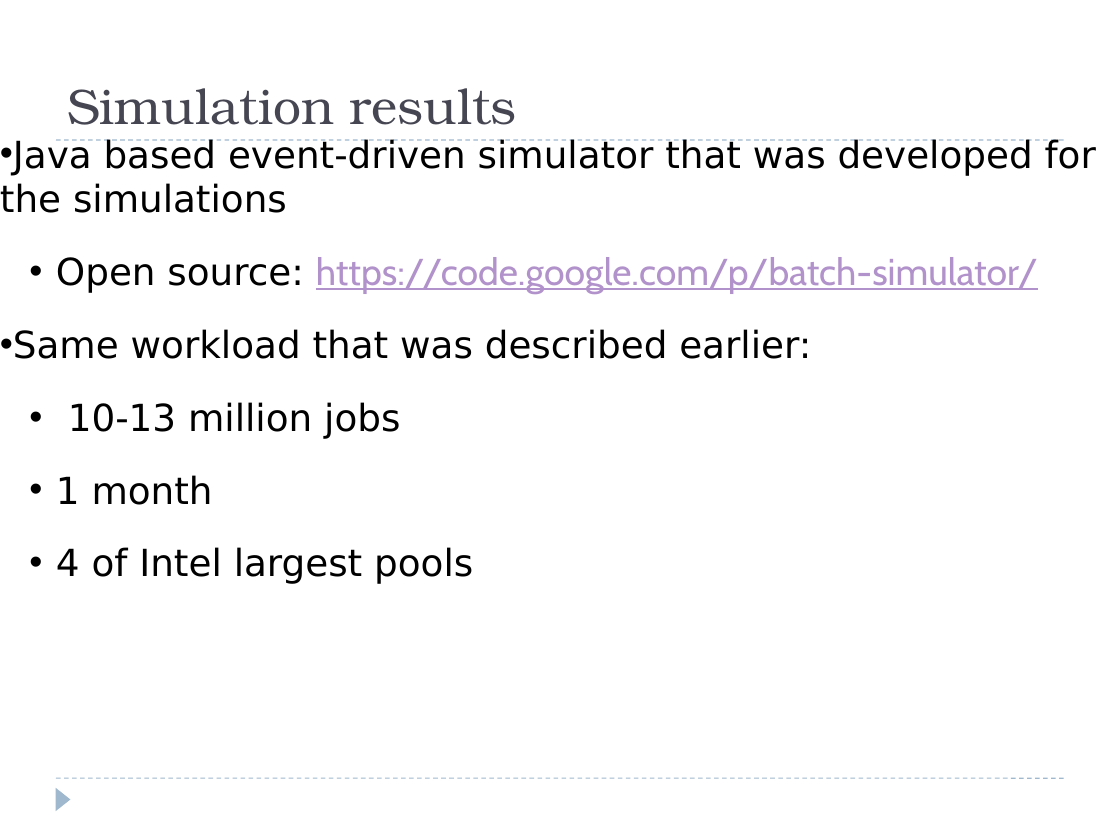
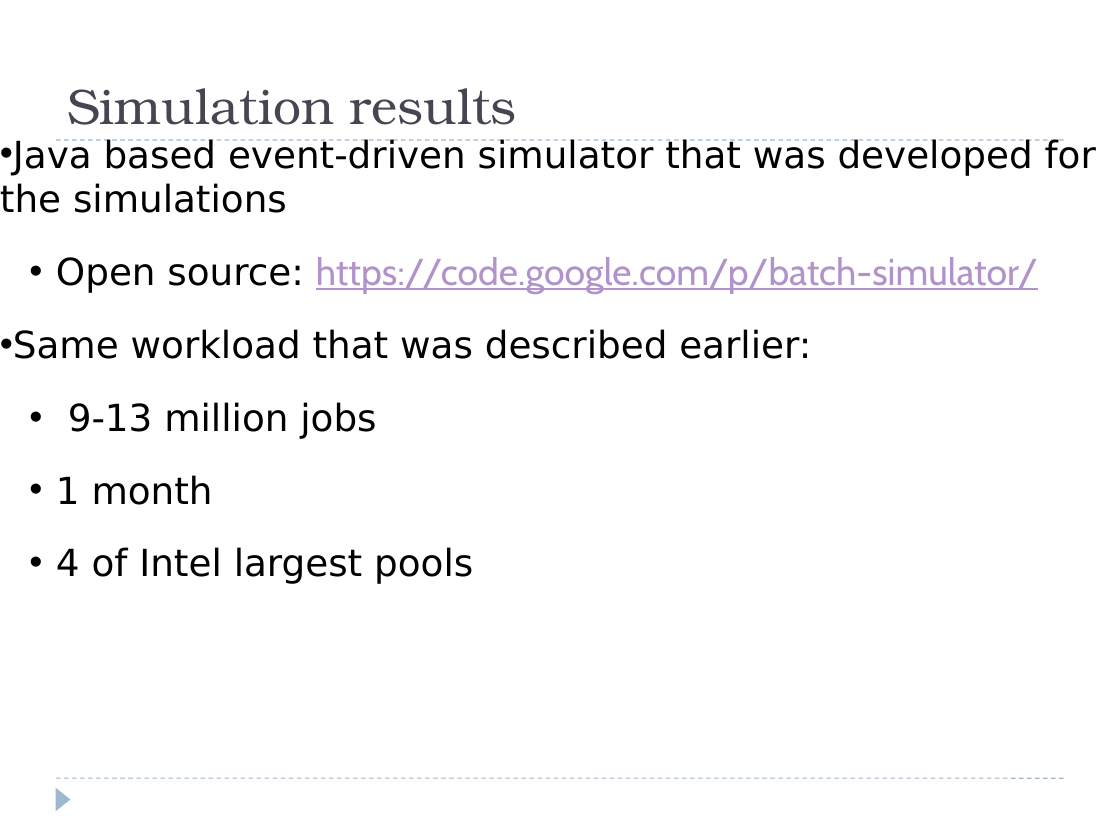
Before and after one commit to oshai/tau_thesis_lyx_template, a slide deck: slide 24 of Presentation.pptx. Drawn at 1120x840 pixels with LibreOffice and Linux fonts; fonts in the diff are those of the drawing. Boxes give left, top, right and bottom in pixels: in the first picture for what was removed or moved away, otherwise in the second. Text is boxed around its words. In the diff, an @@ line names an element or a change of style, - is before the commit and + after.

```diff
--- a/Presentation.pptx
+++ b/Presentation.pptx
@@ text at bbox=[68, 402, 376, 439]: text changed @@
-  • 10-13 million jobs
+  • 9-13 million jobs
```
Also in this commit, not shown: 3 other slides changed.
